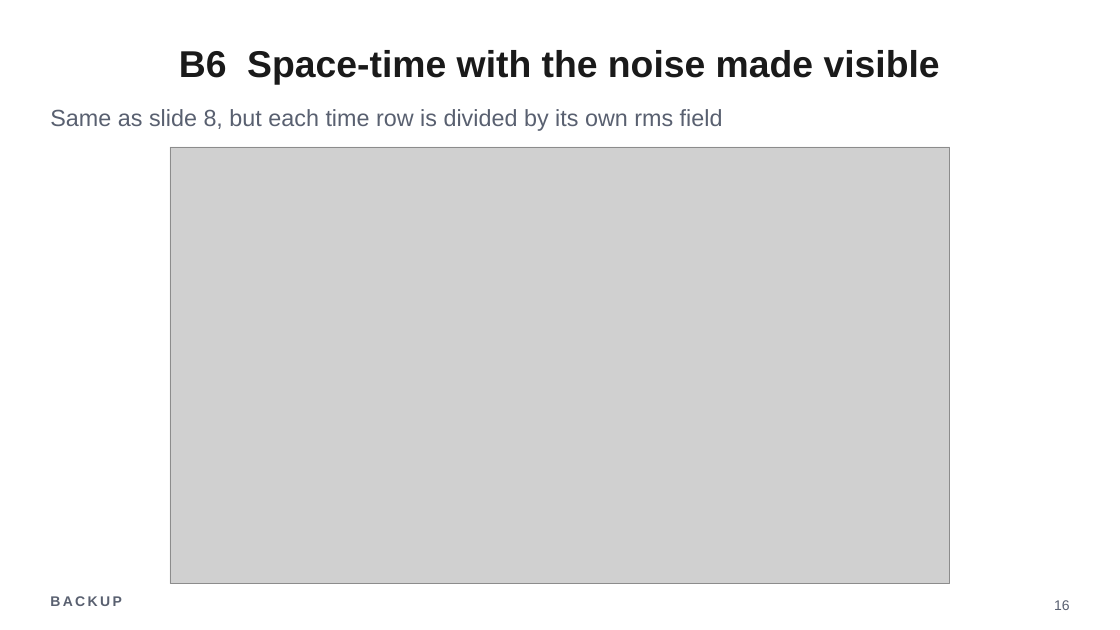
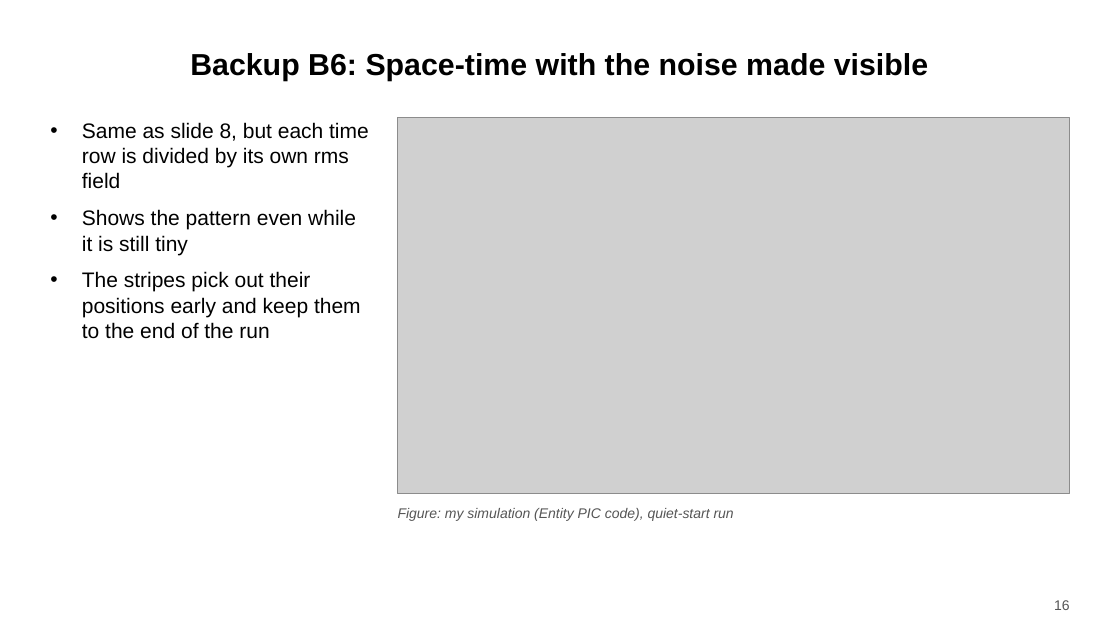
Before and after one commit to harry-wu-28/plasma, a slide deck: slide 16 of twostream/results/talk/twostream_talk.pptx. Drawn at 1120x630 pixels with LibreOffice and Linux fonts; fonts in the diff are those of the drawing; grey boxes stand for pictures. Boxes give left, top, right and bottom in pixels: in the first picture for what was removed or moved away, otherwise in the second. Text is boxed around its words. In the diff, an @@ line names an element or a change of style, - is before the commit and + after.

```diff
--- a/twostream/results/talk/twostream_talk.pptx
+++ b/twostream/results/talk/twostream_talk.pptx
@@ title at <box>190,53,928,81</box>: text changed; size 32 to 26 pt; text colour #1A1A1A to #000000 @@
-B6 Space-time with the noise made visible
+Backup B6: Space-time with the noise made visible
@@ text removed at <box>50,109,723,131</box> @@
-Same as slide 8, but each time row is divided by its own rms field
@@ picture added at <box>397,118,1070,494</box> @@
@@ text added at <box>82,122,369,339</box>, 18 pt, text #000000 @@
+• Same as slide 8, but each time row is divided by its own rms field
+• Shows the pattern even while it is still tiny
+• The stripes pick out their positions early and keep them to the end of the run
@@ picture removed at <box>170,147,950,584</box> @@
@@ text added at <box>398,508,734,521</box>, 12 pt, text #555555, italic @@
+Figure: my simulation (Entity PIC code), quiet-start run
@@ text removed at <box>50,596,121,606</box> @@
-BACKUP
@@ page number at <box>1054,600,1070,610</box>: text colour #596070 to #555555 @@
```
Also in this commit, not shown: 17 other slides changed, 16 other files.
